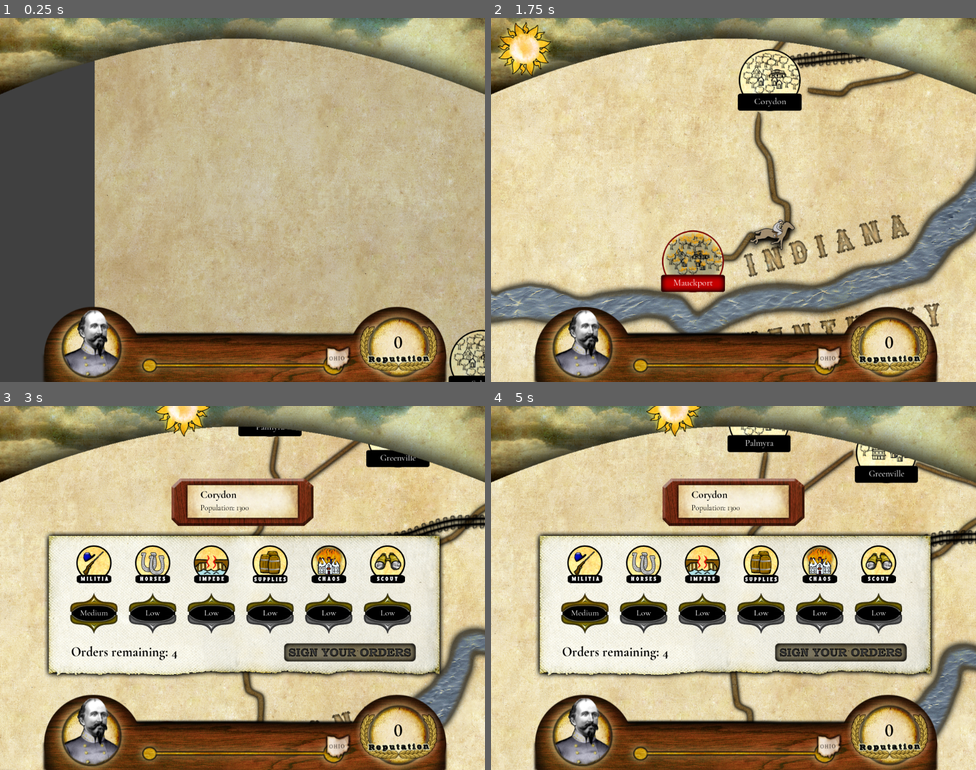
Above: before the commit, frames 1-4 (two rows, left to right).
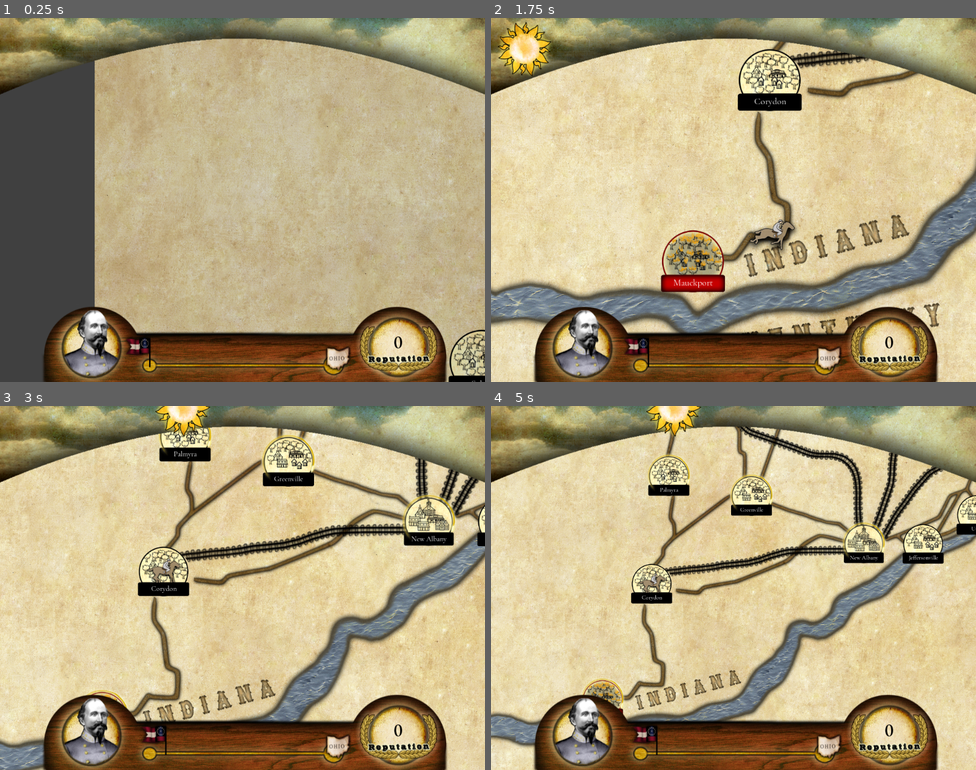
Above: after the commit, the same moments.

Repository: doctor-g/MorgansRaid
Game: Godot game, scene res://src/Game.tscn
The game is run twice, just before and just after one commit, with the same random seed, the same clock (stepped at 60 frames per second) and the same inputs.
Inputs (mouse positions are in pixels of both pictures, inside the frame that each line leads up to):
- Up to frame 1 (0.25 s): no input
- Up to frame 2 (1.75 s): move the mouse to (888, 250) at 0.52 s; click (888, 250) at 0.67 s; move the mouse to (786, 152) at 1.27 s; click (786, 152) at 1.42 s
- Up to frame 3 (3 s): move the mouse to (179, 642) at 2.02 s; click (179, 642) at 2.17 s; click (92, 602) at 2.77 s
- Up to frame 4 (5 s): click (583, 624) at 3.52 s; click (583, 602) at 4.27 s

The runs differ from the first frame. In frame 1, 0.3% of the frame differs, in the area x 25-32%, y 87-96%; in frame 2, 0.2%; in frame 3, 54%, in the area x 0-100%, y 5-100%; in frame 4, 52%.

Commit message:
Show Morgan's distance from ohio in the HUD

Diff:
--- a/project/src/Game.gd
+++ b/project/src/Game.gd
@@ -69,6 +69,10 @@
 	_morgan.position = _city.position
 	_camera.position = _morgan.position
 
+	# Initialize the length of the trip, which is needed for the HUD
+	var initial_distance := _compute_distance_to_ohio()
+	GlobalState.total_map_distance_to_ohio = initial_distance
+
 	# There is a problem right now where, because we go right into
 	# movement, Corydon does not yet think it is on-screen.
 	# The kludge here is to wait a very short amount of time before
@@ -76,6 +80,15 @@
 	# Once we add the intro narrative, this should no longer be necessary
 	yield(get_tree().create_timer(0.1), "timeout")
 	_enter_state(State.CHOOSING_DESTINATION)
+
+
+func _compute_distance_to_ohio()->float:
+	return (_morgan.position - $Cities/Harrison.position).length()
+
+
+# Update the global state's distance to ohio and return that distance
+func _update_distance_to_ohio()->void:
+	GlobalState.distance_to_ohio = _compute_distance_to_ohio()
 
 
 func _enter_state(new_state):
@@ -166,6 +179,7 @@
 			# Update Morgan's position
 			_path_follow.offset += movement_speed * delta * _direction
 			_morgan.position = _path_follow.position
+			_update_distance_to_ohio()
 
 			if _end_of_road():
 				_morgan.play_idle_animation()
--- a/project/src/Game.tscn
+++ b/project/src/Game.tscn
@@ -255,6 +255,7 @@
 [node name="Game" type="Node2D"]
 script = ExtResource( 4 )
 start_city = NodePath("Cities/Mauckport")
+tourist_mode = true
 
 [node name="Map" parent="." instance=ExtResource( 1 )]
 position = Vector2( 7.55127, -211.428 )
--- a/project/src/GlobalState.gd
+++ b/project/src/GlobalState.gd
@@ -2,6 +2,7 @@
 
 signal reputation_changed(new_reputation)
 signal time_changed(hours)
+signal distance_changed(distance_to_ohio)
 
 var reputation := 0 setget _set_reputation
 
@@ -11,6 +12,12 @@
 # Time expressed in hours
 var time := 6.0 setget _set_time
 
+# Distance in screen units to Ohio (Harrison)
+var distance_to_ohio := 0.0 setget _set_distance_to_ohio
+
+# The total distance from start (Mauckport) to Ohio (Harrison).
+# This has to be set in the game's initialization.
+var total_map_distance_to_ohio := -1.0
 
 func reset():
 	orders = 5
@@ -24,3 +31,8 @@
 func _set_time(value:float)->void:
 	time = value
 	emit_signal("time_changed", time)
+
+
+func _set_distance_to_ohio(value)->void:
+	distance_to_ohio = value
+	emit_signal("distance_changed", distance_to_ohio)
--- a/project/src/UI/HUD.gd
+++ b/project/src/UI/HUD.gd
@@ -9,13 +9,15 @@
 export var night_modulation_alpha := 0.8
 
 onready var _reputation_label := $Footer/ReputationLabel
-onready var _pathfollow := $Header/Path2D/PathFollow2D
+onready var _sun_pathfollow := $Header/Path2D/PathFollow2D
 onready var _shade := $Shade
+onready var _morgan_flag_pathfollow := $Footer/Path2D/PathFollow2D
 
 
 func _ready():
 	GlobalState.connect("reputation_changed", self, "_on_GlobalState_reputation_changed")
 	GlobalState.connect("time_changed", self, "_on_GlobalState_time_changed")
+	GlobalState.connect("distance_changed", self, "_on_GlobalState_distance_changed")
 
 
 func _on_GlobalState_reputation_changed(new_reputation:int)->void:
@@ -26,7 +28,7 @@
 	# Update sun's position
 	var hour_of_the_day := fmod(time, 24)
 	var sun_progress := range_lerp(hour_of_the_day, sunrise, sunset, 0.0, 1.0)
-	_pathfollow.unit_offset = sun_progress
+	_sun_pathfollow.unit_offset = sun_progress
 
 	# Update screen fade
 	var alpha : float
@@ -40,3 +42,8 @@
 			0, night_modulation_alpha)
 	alpha = clamp(alpha, 0, night_modulation_alpha)
 	_shade.modulate.a = alpha
+
+
+func _on_GlobalState_distance_changed(distance)->void:
+	var percent = 1.0 - (distance / GlobalState.total_map_distance_to_ohio)
+	_morgan_flag_pathfollow.unit_offset = percent
--- a/project/src/UI/HUD.tscn
+++ b/project/src/UI/HUD.tscn
@@ -1,10 +1,11 @@
-[gd_scene load_steps=8 format=2]
+[gd_scene load_steps=10 format=2]
 
 [ext_resource path="res://assets/Images/UI/hud.png" type="Texture" id=1]
 [ext_resource path="res://assets/Fonts/EBGaramond/EBGaramond-Medium.ttf" type="DynamicFontData" id=2]
 [ext_resource path="res://src/UI/HUD.gd" type="Script" id=3]
 [ext_resource path="res://assets/Images/UI/sun_box.png" type="Texture" id=4]
 [ext_resource path="res://assets/Images/UI/sun.png" type="Texture" id=5]
+[ext_resource path="res://assets/Images/UI/morgan_flag_HUD.png" type="Texture" id=6]
 
 [sub_resource type="Curve2D" id=1]
 _data = {
@@ -14,6 +15,11 @@
 [sub_resource type="DynamicFont" id=2]
 size = 38
 font_data = ExtResource( 2 )
+
+[sub_resource type="Curve2D" id=3]
+_data = {
+"points": PoolVector2Array( 0, 0, 0, 0, -201.131, 53.0439, 0, 0, 0, 0, 187.679, 52.2948 )
+}
 
 [node name="HUD" type="Control"]
 anchor_right = 1.0
@@ -75,3 +81,14 @@
 "_edit_lock_": true,
 "_edit_use_anchors_": false
 }
+
+[node name="Path2D" type="Path2D" parent="Footer"]
+curve = SubResource( 3 )
+
+[node name="PathFollow2D" type="PathFollow2D" parent="Footer/Path2D"]
+position = Vector2( -201.131, 53.0439 )
+rotation = -0.00192792
+
+[node name="MorganFlag" type="Sprite" parent="Footer/Path2D/PathFollow2D"]
+position = Vector2( -17.9305, -25.5058 )
+texture = ExtResource( 6 )
Binary file added: project/assets/Images/UI/morgan_flag_HUD.png
Not shown, added: project/assets/Images/UI/morgan_flag_HUD.png.import
Binary file added: project/assets/Images/UI/union_flag_HUD.png
Not shown, added: project/assets/Images/UI/union_flag_HUD.png.import
